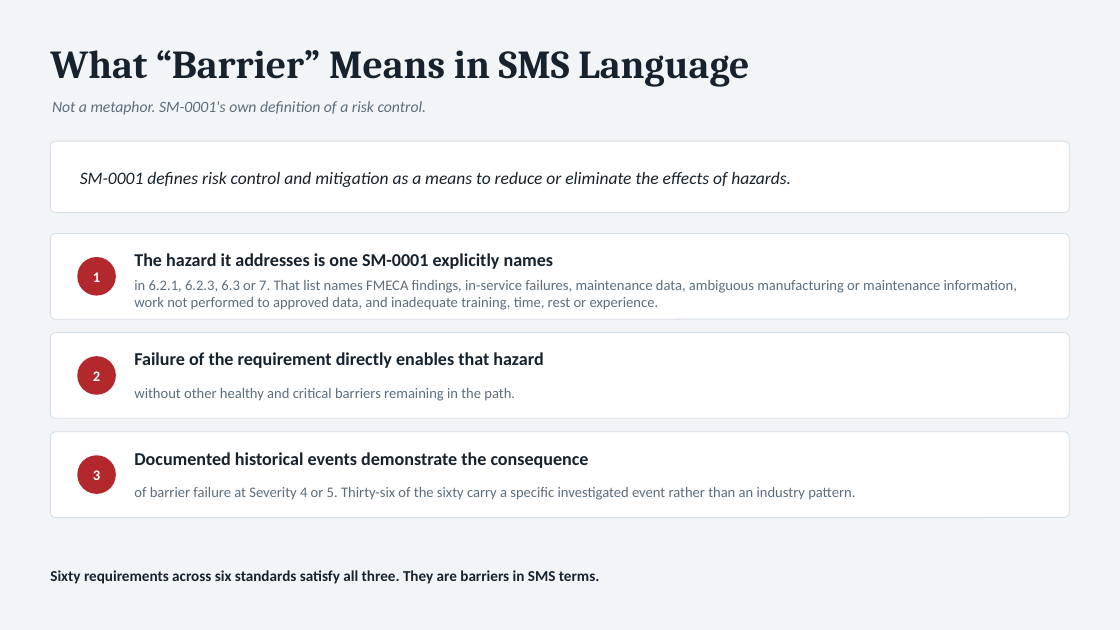
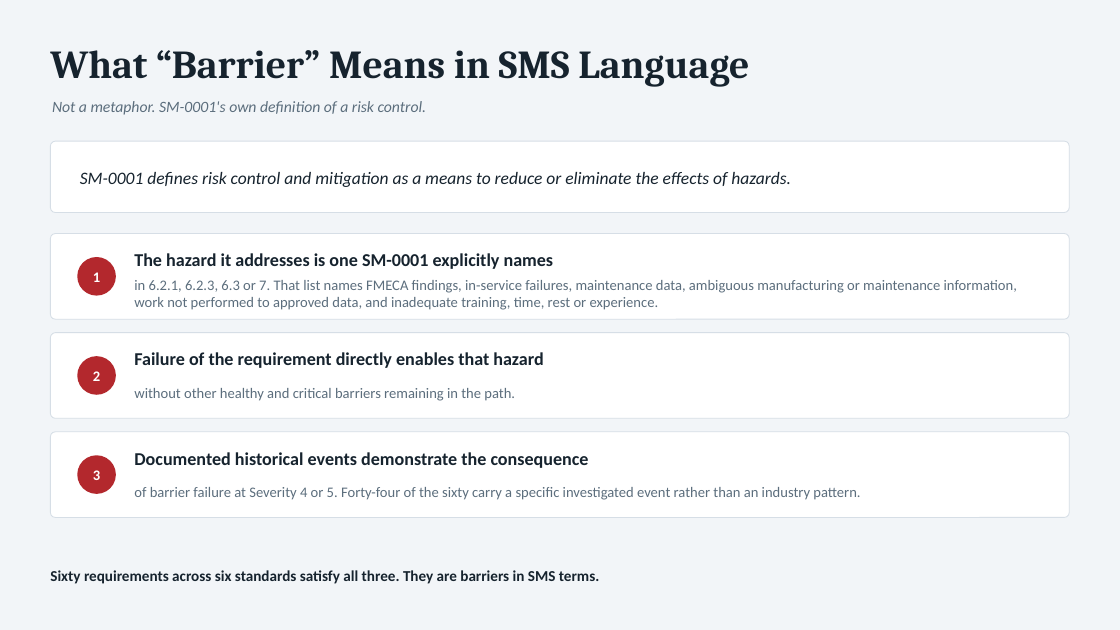
Before and after one commit to curtfoxley-cloud/Process, a slide deck: slide 5 of Sixty_Barriers_RM_Deck.pptx. Drawn at 1120x630 pixels with LibreOffice and Linux fonts; fonts in the diff are those of the drawing. Boxes give left, top, right and bottom in pixels: in the first picture for what was removed or moved away, otherwise in the second. Text is boxed around its words. In the diff, an @@ line names an element or a change of style, - is before the commit and + after.

```diff
--- a/Sixty_Barriers_RM_Deck.pptx
+++ b/Sixty_Barriers_RM_Deck.pptx
@@ text at [134, 487, 860, 500]: text changed @@
-of barrier failure at Severity 4 or 5. Thirty-six of the sixty carry a specific investigated event rather than an industry pattern.
+of barrier failure at Severity 4 or 5. Forty-four of the sixty carry a specific investigated event rather than an industry pattern.
```
Also in this commit, not shown: 3 other slides changed, 1 other file.
